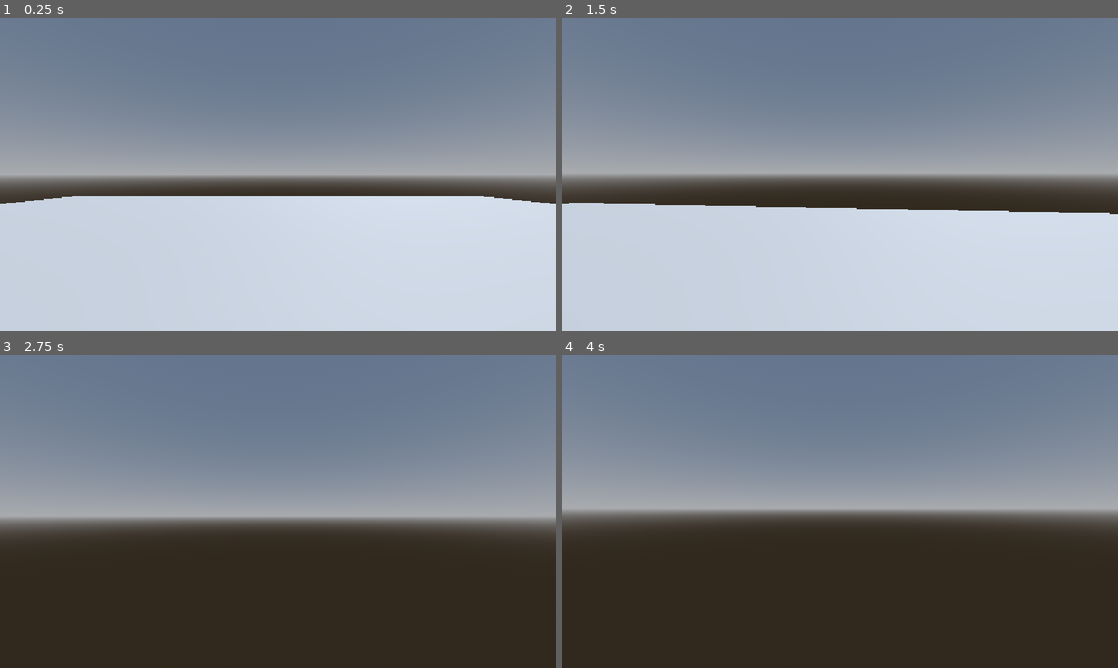
Above: before the commit, frames 1-4 (two rows, left to right).
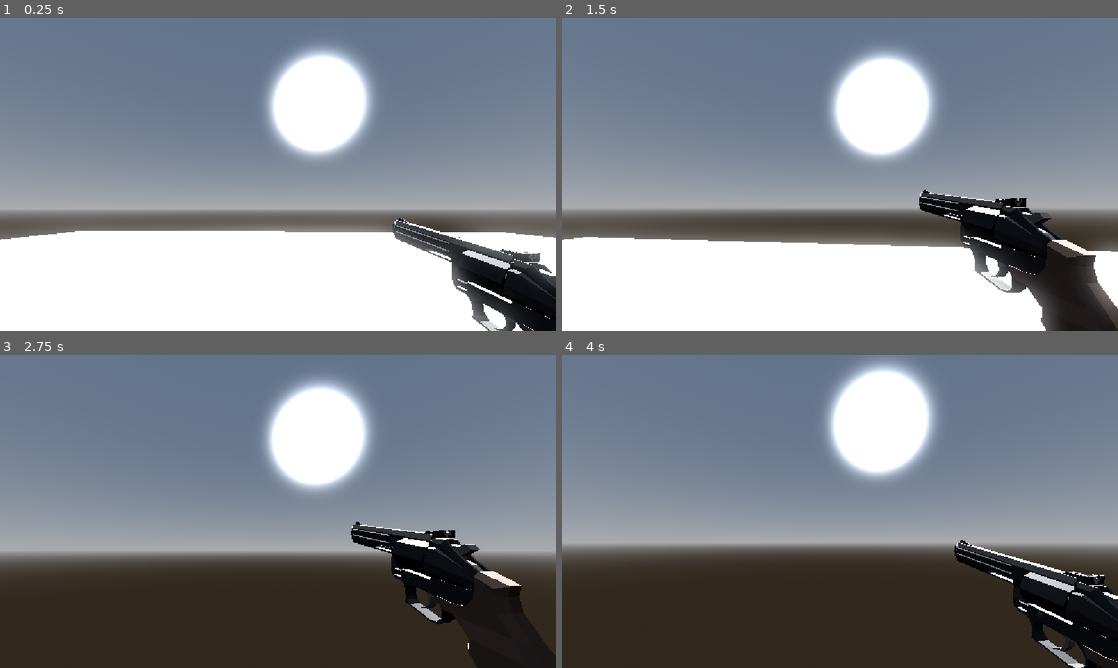
Above: after the commit, the same moments.

Repository: silentshiro-g1thub/oathbound-game
Game: Godot game, scene res://scenes/main.tscn
Two runs of this game, one before a commit and one after it. Both use one fixed random seed, a clock stepped at 60 frames per second and the inputs below.
Inputs (mouse positions are in pixels of both pictures, inside the frame that each line leads up to):
- Up to frame 1 (0.25 s): no input
- Up to frame 2 (1.5 s): move the mouse to (867, 174) at 0.52 s; hold W (move_forward) from 0.53 s (still down); click (867, 174) at 0.6 s; tap Space (jump) at 0.77 s; move the mouse to (812, 174) at 1.27 s; tap Shift (sprint) at 1.35 s
- Up to frame 3 (2.75 s): keep holding W (move_forward); tap Space (jump) at 1.52 s; click (250, 511) at 1.55 s; move the mouse to (289, 505) at 2.02 s; click (289, 505) at 2.1 s
- Up to frame 4 (4 s): keep holding W (move_forward); move the mouse to (834, 517) at 2.77 s; click (834, 517) at 2.85 s; tap Space (jump) at 3.02, 3.77 s; move the mouse to (878, 514) at 3.52 s; tap Shift (sprint) at 3.6 s; click (878, 514) at 3.8 s

The runs differ from the first frame. In frame 1, 59% of the frame differs, in the area x 0-100%, y 8-100%; in frame 2, 59%, in the area x 0-100%, y 9-100%; in frame 3, 28%; in frame 4, 30%.

Commit message:
Guns-added
Integrated an open source gun model and create animations with it.

Diff:
--- a/project.godot
+++ b/project.godot
@@ -57,6 +57,11 @@
 "events": [Object(InputEventKey,"resource_local_to_scene":false,"resource_name":"","device":-1,"window_id":0,"alt_press …(195 unchanged characters)…
 ]
 }
+Shoot={
+"deadzone": 0.2,
+"events": [Object(InputEventMouseButton,"resource_local_to_scene":false,"resource_name":"","device":-1,"window_id":0,"alt_pressed":false,"shift_pressed":false,"ctrl_pressed":false,"meta_pressed":false,"button_mask":0,"position":Vector2(0, 0),"global_position":Vector2(0, 0),"factor":1.0,"button_index":1,"canceled":false,"pressed":false,"double_click":false,"script":null)
+]
+}
 
 [physics]
 
@@ -65,3 +70,4 @@
 [rendering]
 
 rendering_device/driver.windows="d3d12"
+renderer/rendering_method="gl_compatibility"
--- a/scenes/main.tscn
+++ b/scenes/main.tscn
@@ -1,6 +1,7 @@
 [gd_scene format=3 uid="uid://cjqkp27hco72a"]
 
 [ext_resource type="Script" uid="uid://dpphoip7o2kgk" path="res://scenes/player/player.gd" id="1_o5qli"]
+[ext_resource type="PackedScene" uid="uid://bnc8ypkun27a" path="res://Manurhin MR93.fbx" id="2_0wfyh"]
 
 [sub_resource type="ProceduralSkyMaterial" id="ProceduralSkyMaterial_o5qli"]
 sky_horizon_color = Color(0.66224277, 0.6717428, 0.6867428, 1)
@@ -23,6 +24,114 @@
 [sub_resource type="CapsuleShape3D" id="CapsuleShape3D_sgp6g"]
 radius = 0.35
 height = 1.8
+
+[sub_resource type="Animation" id="Animation_0wfyh"]
+resource_name = "Idle"
+length = 3.0000000000000004
+loop_mode = 1
+tracks/0/type = "value"
+tracks/0/imported = false
+tracks/0/enabled = true
+tracks/0/path = NodePath(".:position")
+tracks/0/interp = 1
+tracks/0/loop_wrap = true
+tracks/0/keys = {
+"times": PackedFloat32Array(0, 1.59),
+"transitions": PackedFloat32Array(-2, -2),
+"update": 0,
+"values": [Vector3(0.4, -0.25, -0.40124094), Vector3(0.40033337, -0.34280264, -0.4016101)]
+}
+tracks/1/type = "value"
+tracks/1/imported = false
+tracks/1/enabled = true
+tracks/1/path = NodePath(".:rotation")
+tracks/1/interp = 1
+tracks/1/loop_wrap = true
+tracks/1/keys = {
+"times": PackedFloat32Array(0, 1.59),
+"transitions": PackedFloat32Array(-2, -2),
+"update": 0,
+"values": [Vector3(0, 1.7043864, 0), Vector3(0.29620263, 1.6223295, -0.2726274)]
+}
+
+[sub_resource type="Animation" id="Animation_sugp2"]
+length = 0.001
+tracks/0/type = "value"
+tracks/0/imported = false
+tracks/0/enabled = true
+tracks/0/path = NodePath(".:position")
+tracks/0/interp = 1
+tracks/0/loop_wrap = true
+tracks/0/keys = {
+"times": PackedFloat32Array(0),
+"transitions": PackedFloat32Array(1),
+"update": 0,
+"values": [Vector3(0.4, -0.25, -0.40124094)]
+}
+tracks/1/type = "value"
+tracks/1/imported = false
+tracks/1/enabled = true
+tracks/1/path = NodePath(".:rotation")
+tracks/1/interp = 1
+tracks/1/loop_wrap = true
+tracks/1/keys = {
+"times": PackedFloat32Array(0),
+"transitions": PackedFloat32Array(1),
+"update": 0,
+"values": [Vector3(0, 1.7043864, 0)]
+}
+
+[sub_resource type="Animation" id="Animation_jyhfs"]
+resource_name = "Shot"
+length = 0.4
+tracks/0/type = "value"
+tracks/0/imported = false
+tracks/0/enabled = true
+tracks/0/path = NodePath(".:position")
+tracks/0/interp = 1
+tracks/0/loop_wrap = true
+tracks/0/keys = {
+"times": PackedFloat32Array(0, 0.4),
+"transitions": PackedFloat32Array(0.5, 1),
+"update": 0,
+"values": [Vector3(0.40000018, -0.17492771, -0.41383353), Vector3(0.4, -0.25, -0.40124094)]
+}
+tracks/1/type = "value"
+tracks/1/imported = false
+tracks/1/enabled = true
+tracks/1/path = NodePath(".:rotation")
+tracks/1/interp = 1
+tracks/1/loop_wrap = true
+tracks/1/keys = {
+"times": PackedFloat32Array(0, 0.4),
+"transitions": PackedFloat32Array(0.5, 1),
+"update": 0,
+"values": [Vector3(-0.02981019, 1.7029358, 0.1721458), Vector3(0, 1.7043864, 0)]
+}
+
+[sub_resource type="Animation" id="Animation_tbgi4"]
+resource_name = "move"
+loop_mode = 1
+tracks/0/type = "value"
+tracks/0/imported = false
+tracks/0/enabled = true
+tracks/0/path = NodePath(".:position")
+tracks/0/interp = 1
+tracks/0/loop_wrap = true
+tracks/0/keys = {
+"times": PackedFloat32Array(0, 0.24, 0.4901, 0.75),
+"transitions": PackedFloat32Array(0.5, 2, 0.5, 2),
+"update": 0,
+"values": [Vector3(0.4, -0.25, -0.40124094), Vector3(0.2755783, -0.154948, -0.422074), Vector3(0.4, -0.25, -0.40124094), Vector3(0.48365092, -0.10903466, -0.42159942)]
+}
+
+[sub_resource type="AnimationLibrary" id="AnimationLibrary_jyhfs"]
+_data = {
+&"Idle": SubResource("Animation_0wfyh"),
+&"RESET": SubResource("Animation_sugp2"),
+&"Shot": SubResource("Animation_jyhfs"),
+&"move": SubResource("Animation_tbgi4")
+}
 
 [node name="MAIN" type="Node3D" unique_id=1845102423]
 
@@ -55,4 +164,13 @@
 transform = Transform3D(1, 0, 0, 0, 1, 0, 0, 0, 1, 0, 1.6, 0)
 
 [node name="Camera3D" type="Camera3D" parent="Player/Head" unique_id=165562599]
+transform = Transform3D(0.99925, 0.006405959, 0.038189895, 0, 0.9862218, -0.16542847, -0.038723435, 0.16530441, 0.9854821, -1.4901161e-08, 1.1920929e-07, 0)
 current = true
+
+[node name="Manurhin MR93" parent="Player/Head/Camera3D" unique_id=1766926507 instance=ExtResource("2_0wfyh")]
+transform = Transform3D(-0.0133193135, 0, 0.09910907, 0, 0.10000006, 0, -0.09910909, 0, -0.01331931, 0.4, -0.25, -0.40124094)
+
+[node name="AnimationPlayer" type="AnimationPlayer" parent="Player/Head/Camera3D/Manurhin MR93" unique_id=1652385443]
+libraries/ = SubResource("AnimationLibrary_jyhfs")
+autoplay = &"Idle"
+playback_default_blend_time = 0.05
--- a/scenes/player/player.gd
+++ b/scenes/player/player.gd
@@ -25,7 +25,7 @@
 const MAX_LOOK_ANGLE: float = 89.0
 
 @onready var head: Node3D = $Head
-
+@onready var animation_play = $"Head/Camera3D/Manurhin MR93/AnimationPlayer"
 # INITIALIZATION
 func _ready() -> void:
 	# Capture mouse when the game launches
@@ -44,6 +44,8 @@
 			deg_to_rad(MIN_LOOK_ANGLE),
 			deg_to_rad(MAX_LOOK_ANGLE)
 		)
+	if Input.is_action_just_pressed("Shoot") and animation_play.current_animation != "Shot":
+		play_shoot_effects()
 
 	# Release the mouse when cancel key is triggered
 	if event.is_action_pressed("ui_cancellation"):
@@ -138,6 +140,15 @@
 			0.0,
 			ground_deceleration * delta
 		)
-
+	if animation_play.current_animation == "Shot":
+		pass
+	elif input_dir != Vector2.ZERO and is_on_floor():
+		animation_play.play("move")
+	else:
+		animation_play.play("Idle")
 	# Apply velocity and resolve collisions with the environment
 	move_and_slide()
+
+func play_shoot_effects():
+		animation_play.stop()
+		animation_play.play("Shot")
Binary file added: Manurhin MR93.fbx
Not shown, added: Manurhin MR93.fbx.import
